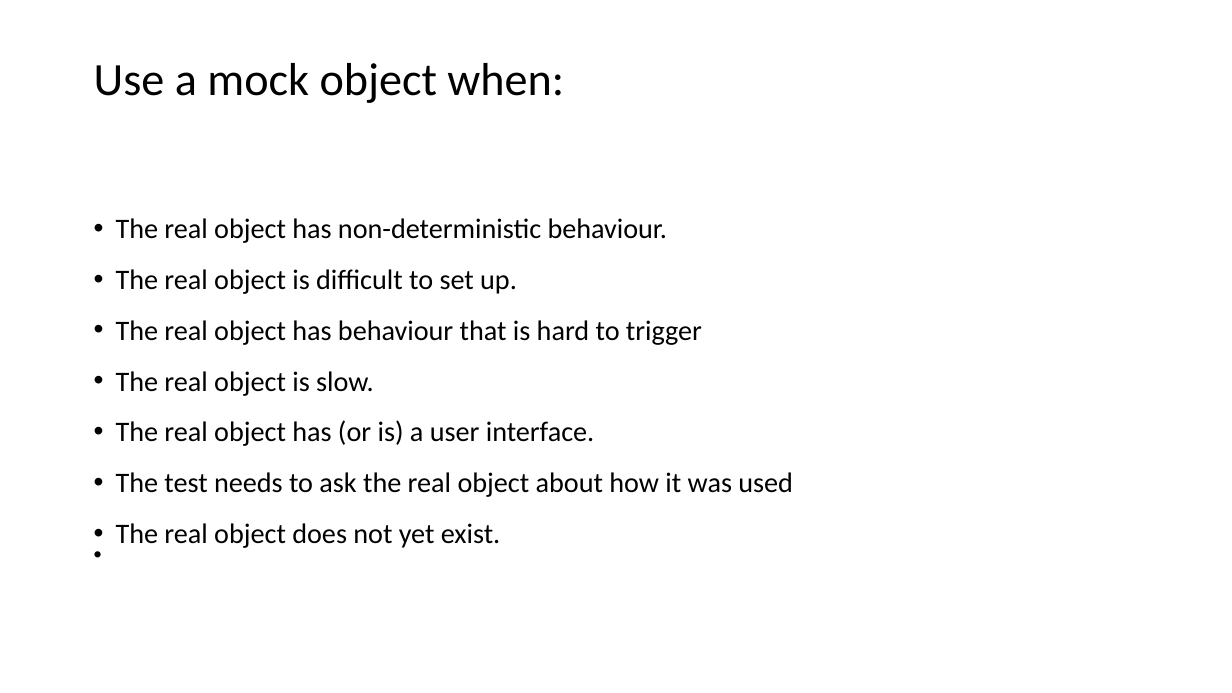
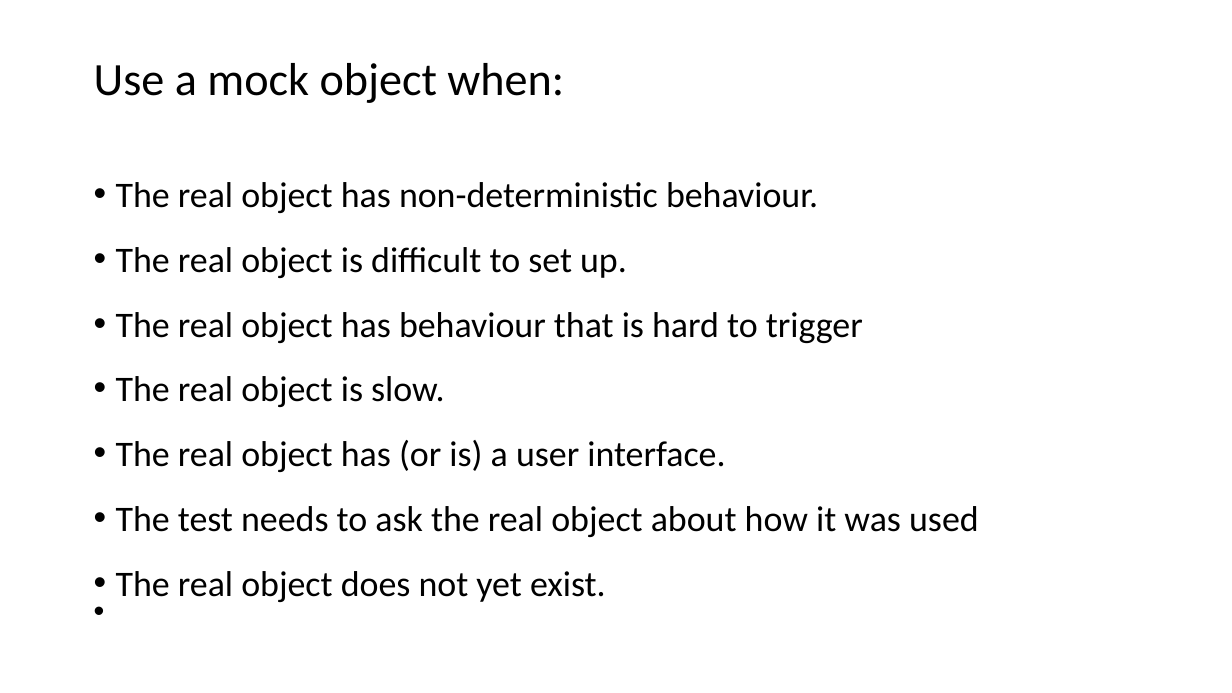
Before and after one commit to docljn/phpunit-or-prophecy-for-mocks, a slide deck: slide 10 of Creating Unit Test Mocks - PHPUnit or Prophecy.odp. Drawn at 1232x693 pixels with LibreOffice and Linux fonts; fonts in the diff are those of the drawing. Boxes give left, top, right and bottom in pixels: in the first picture for what was removed or moved away, otherwise in the second. Text is boxed around its words. In the diff, an @@ line names an element or a change of style, - is before the commit and + after.

```diff
--- a/Creating Unit Test Mocks - PHPUnit or Prophecy.odp
+++ b/Creating Unit Test Mocks - PHPUnit or Prophecy.odp
@@ text "The real object has non-deterministic ...": place and size @@
-text "The real object has non-deterministic ..." at box(116, 218, 793, 548)
+text "The real object has non-deterministic ..." at box(116, 182, 979, 602)
@@ text "The real object has non-deterministic ..." at box(116, 182, 979, 602): size 22 to 28 pt @@
```
Also in this commit, not shown: 15 other slides changed, 1 slide added, 4 other files.
